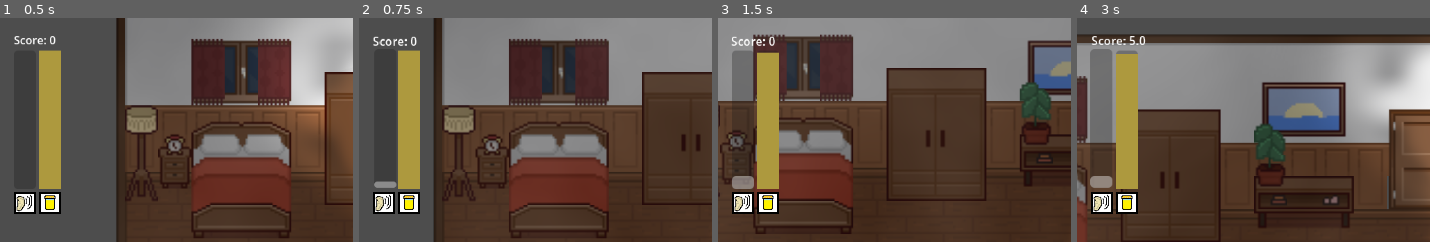
Above: before the commit, frames 1-4 (left to right).
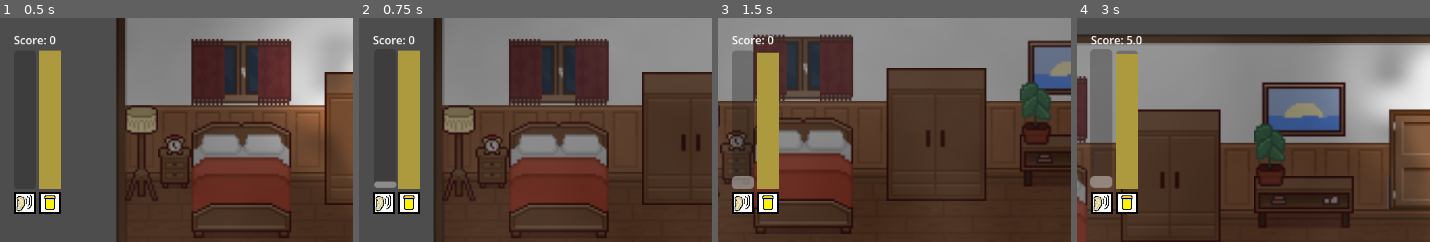
Above: after the commit, the same moments.

Repository: ethantheb/jammers
Game: Godot game, scene res://scenes/bedroom.tscn
Same seed, same stepped clock (60 frames per second), same inputs: the game is played once before the commit and once after it.
Inputs (mouse positions are % of the whole screen's width and height, from its top left):
- Up to frame 1 (0.5 s): no input
- Up to frame 2 (0.75 s): tap Enter at 0.5 s; move the mouse to (81, 45) at 0.52 s; hold Right (ui_right) from 0.53 s (still down); tap Q at 0.6 s; click (81, 45) at 0.67 s
- Up to frame 3 (1.5 s): move the mouse to (34, 55) at 1.27 s; release Right (ui_right) at 1.28 s; hold Down (ui_down) from 1.28 s (still down); tap P at 1.35 s; click (34, 55) at 1.42 s
- Up to frame 4 (3 s): tap Space at 2 s; move the mouse to (68, 28) at 2.02 s; release Down (ui_down) at 2.03 s; hold Right (ui_right) 2.03-2.78 s; tap Q at 2.1 s; click (68, 28) at 2.17 s; move the mouse to (51, 70) at 2.77 s; hold Up (ui_up) from 2.78 s (still down); tap P at 2.85 s; click (51, 70) at 2.92 s
The pictures show only the part of the screen within x 0-50%, y 0-50%; the shares and areas given below are measured in that part.

Frame 1 is identical in both runs. In frame 2, 0.3% of the frame differs, in the area x 3-17%, y 8-13%; in frame 3, 0.3%; in frame 4, 0.4%, in the area x 3-20%, y 8-13%.

Commit message:
scoring system setup inside bedroom

Diff:
--- a/scenes/bedroom.tscn
+++ b/scenes/bedroom.tscn
@@ -13,12 +13,13 @@
 [ext_resource type="Texture2D" uid="uid://b881wcq3dic04" path="res://assets/tilesets/pixelinterior_LRK_v1.1/cabinets_LRK.png" id="10_u8wxw"]
 [ext_resource type="Texture2D" uid="uid://dturbh06y70ef" path="res://assets/tilesets/pixelinterior_LRK_v1.1/decorations_LRK.png" id="11_ls8op"]
 [ext_resource type="Texture2D" uid="uid://da4vlv1ut5fln" path="res://assets/tilesets/pixelinterior_LRK_v1.1/doorswindowsstairs_LRK.png" id="12_qw8ek"]
-[ext_resource type="Texture2D" uid="uid://brhoe4fmit42k" path="res://assets/tilesets/pixelinterior_LRK_v1.1/floorswalls_LRK.png" id="13_qbrme"]
+[ext_resource type="Texture2D" uid="uid://du3c1b00khu3e" path="res://assets/tilesets/pixelinterior_LRK_v1.1/floorswalls_LRK.png" id="13_qbrme"]
 [ext_resource type="PackedScene" uid="uid://c55ktvtf07pxx" path="res://scenes/player.tscn" id="14_lyvny"]
-[ext_resource type="PackedScene" uid="uid://ela2c4n7ip14" path="res://scenes/door.tscn" id="16_43jao"]
+[ext_resource type="PackedScene" path="res://scenes/door.tscn" id="16_43jao"]
 [ext_resource type="Script" uid="uid://bc07ro077afnp" path="res://scripts/interactable_bed.gd" id="16_cixf6"]
 [ext_resource type="PackedScene" uid="uid://jr50xyaas84c" path="res://scenes/test_level.tscn" id="18_cs7aj"]
 [ext_resource type="PackedScene" path="res://scenes/fog_overlay_v2.tscn" id="19_43jao"]
+[ext_resource type="PackedScene" uid="uid://cd5gq83df3iql" path="res://scenes/piss_target.tscn" id="20_qquio"]
 
 [sub_resource type="OccluderPolygon2D" id="OccluderPolygon2D_xyfub"]
 polygon = PackedVector2Array(67, 147, 65, 134, 67, 117, 68, 121, 67.6471, 130.175)
@@ -5996,7 +5997,7 @@
 
 [node name="DoorToKitchen" parent="AboveFloor" unique_id=1580824729 instance=ExtResource("16_43jao")]
 position = Vector2(244, -154)
-scene_path = "uid://k5c5msbdr4f4"
+scene_path = "uid://bkt3xxr6n0d4v"
 
 [node name="InteractableBed" type="Area2D" parent="." unique_id=1568951082]
 collision_layer = 2
@@ -6009,3 +6010,38 @@
 shape = SubResource("RectangleShape2D_mk2nf")
 
 [node name="FogOverlay" parent="." unique_id=2092139013 instance=ExtResource("19_43jao")]
+
+[node name="PissTargets" type="Node2D" parent="." unique_id=1539172412]
+
+[node name="PissTarget" parent="PissTargets" unique_id=1349756899 instance=ExtResource("20_qquio")]
+position = Vector2(19, -81)
+scale = Vector2(1.3784609, 1.2861499)
+short_desc = "flowers"
+
+[node name="PissTarget2" parent="PissTargets" unique_id=1325575911 instance=ExtResource("20_qquio")]
+position = Vector2(19.999998, -120)
+scale = Vector2(1.3784609, 1.2861499)
+short_desc = "lamp"
+
+[node name="PissTarget3" parent="PissTargets" unique_id=416334646 instance=ExtResource("20_qquio")]
+position = Vector2(170, -124)
+scale = Vector2(1.3784609, 1.2861499)
+score = 400.0
+short_desc = "double fenestrated variegated monstera"
+
+[node name="PissTarget4" parent="PissTargets" unique_id=1947390818 instance=ExtResource("20_qquio")]
+position = Vector2(62, -47)
+scale = Vector2(2.9384606, 1.2861499)
+short_desc = "couch"
+
+[node name="PissTarget5" parent="PissTargets" unique_id=765055495 instance=ExtResource("20_qquio")]
+position = Vector2(60.000004, -44)
+scale = Vector2(3.9784617, 2.5261512)
+score = 253.0
+short_desc = "beautiful tartan rug"
+
+[node name="PissTarget6" parent="PissTargets" unique_id=504214777 instance=ExtResource("20_qquio")]
+position = Vector2(60, -117)
+scale = Vector2(3.2584617, 2.5261512)
+score = 421.0
+short_desc = "luxurious silk sheets"
--- a/scenes/hud.tscn
+++ b/scenes/hud.tscn
@@ -32,6 +32,7 @@
 text = "Score: 0"
 script = ExtResource("2_oo0fn")
 max_shake_magnitude = 40.0
+rise_speed = 0.0
 
 [node name="HBoxContainer" type="HBoxContainer" parent="MarginContainer/VBoxContainer" unique_id=1036260222]
 layout_mode = 2
--- /dev/null
+++ b/scenes/piss_target.tscn
@@ -0,0 +1,11 @@
+[gd_scene format=3 uid="uid://cd5gq83df3iql"]
+
+[ext_resource type="Script" uid="uid://bah3hb43v7ib5" path="res://scripts/piss_target.gd" id="1_3txbd"]
+
+[sub_resource type="RectangleShape2D" id="RectangleShape2D_3txbd"]
+
+[node name="PissTarget" type="Area2D" unique_id=1349756899]
+script = ExtResource("1_3txbd")
+
+[node name="CollisionShape2D" type="CollisionShape2D" parent="." unique_id=388708167]
+shape = SubResource("RectangleShape2D_3txbd")
--- a/scripts/hud.gd
+++ b/scripts/hud.gd
@@ -11,6 +11,7 @@
 const NOISE_DECAY_RATE: float = 0.3
 const RECENT_SOUND_WINDOW: float = 1.0
 const BASE_SHAKE_MAGNITUDE: float = 30.0
+const IMPACT_LABEL_COOLDOWN: float = 0.5
 var time_since_noise: float = 0.0
 var shake_timer: float = 0.0
 var shake_duration: float = 0.5
@@ -44,6 +45,23 @@
 		noise_meter.position = original_bar_position + shake_offset
 	else:
 		noise_meter.position = original_bar_position
+
+func create_impact_label(screen_position: Vector2, text: String, magnitude: float = 1) -> ImpactLabel:
+	var label = ImpactLabel.new()
+	label.text = text
+	label.position = screen_position
+	#label.base_position = screen_position
+	label.destroy_on_zero = true
+	label.add_impact(magnitude)
+	label.z_index = 100
+	get_tree().get_root().add_child(label)
+	label.global_position = screen_position
+	label.destroy_on_zero = true
+	label.rise_speed = -50
+	label.magnitude_decay_rate = 0.8 # per second
+	label.max_shake_magnitude = 3.0
+	label.max_scale_magnitude = 1
+	return label
 
 func make_one_noise(percent: float) -> void:
 	noise_meter.value += percent
@@ -99,7 +117,6 @@
 
 func update_pee_remaining(remaining: float) -> void:
 	piss_meter.value = remaining
-	print("Peening... Remaining: ", remaining)
 
 func set_interaction_prompt(text: String, font_size: int = -1) -> void:
 	if interaction_prompt_label == null:
--- a/scripts/impact_label.gd
+++ b/scripts/impact_label.gd
@@ -6,30 +6,37 @@
 @export var max_shake_magnitude: float = 10.0
 @export var max_scale_magnitude: float = 2.0
 
+@export var rise_speed: float = -30.0 # pixels per second
+var curr_rise_offset: float = 0.0
+
+var destroy_on_zero: bool = false
+
 var base_position: Vector2
 var recent_impacts: Array[Vector2] = []
 
 func _ready() -> void:
 	base_position = position
 
-func _process(_delta: float) -> void:
-	magnitude -= magnitude_decay_rate * get_process_delta_time()
+func _process(delta: float) -> void:
+	magnitude -= magnitude_decay_rate * delta
 	magnitude = max(0.0, magnitude)
+
+	if destroy_on_zero and is_zero_approx(magnitude):
+		queue_free()
+		return
 
 	var shake_strength = pow(magnitude, 2) * max_shake_magnitude
 	var shake_offset = Vector2(
 		randf_range(-shake_strength, shake_strength),
 		randf_range(-shake_strength, shake_strength)
 	)
-	position = base_position + shake_offset
+
+	curr_rise_offset += rise_speed * delta
+	position = base_position + shake_offset + Vector2(0, curr_rise_offset)
 
 	var scale_strength = pow(magnitude, 2) * max_scale_magnitude
 	scale = Vector2(1, 1) + Vector2(scale_strength, scale_strength)
 
-func _unhandled_input(event: InputEvent) -> void:
-	if event is InputEventMouseButton and event.pressed and event.button_index == MOUSE_BUTTON_LEFT:
-		add_impact(0.2)
-
 func add_impact(impact: float) -> void:
 	magnitude += impact
 	magnitude = clamp(magnitude, 0, 1)
--- /dev/null
+++ b/scripts/piss_target.gd
@@ -0,0 +1,25 @@
+extends Area2D
+
+@export var score: float = 50
+@export var short_desc: String = "piss target"
+
+var player_inside: bool = false
+
+# Called when the node enters the scene tree for the first time.
+func _ready() -> void:
+	body_entered.connect(_on_body_entered)
+	body_exited.connect(_on_body_exited)
+
+func _process(delta: float) -> void:
+	if player_inside and Game.player.is_peeing():
+		Game.add_score(score)
+		HUD.create_impact_label(global_position, "+" + str(score) + "!\nPeed on " + short_desc + "!\nWhat a strange place!")
+		queue_free()
+
+func _on_body_entered(body: Node2D) -> void:
+	if body.name == "Player":
+		player_inside = true
+
+func _on_body_exited(body: Node2D) -> void:
+	if body.name == "Player":
+		player_inside = false
--- a/scripts/player.gd
+++ b/scripts/player.gd
@@ -95,6 +95,9 @@
 	if label != null:
 		label.visible = false
 	_play_animation("idle_up")
+
+func is_peeing() -> bool:
+	return _pee_controller != null and _pee_controller._is_peeing
 
 func _play_animation(animation: String) -> void:
 	if is_sleeping:
Not shown, added: scripts/piss_target.gd.uid
